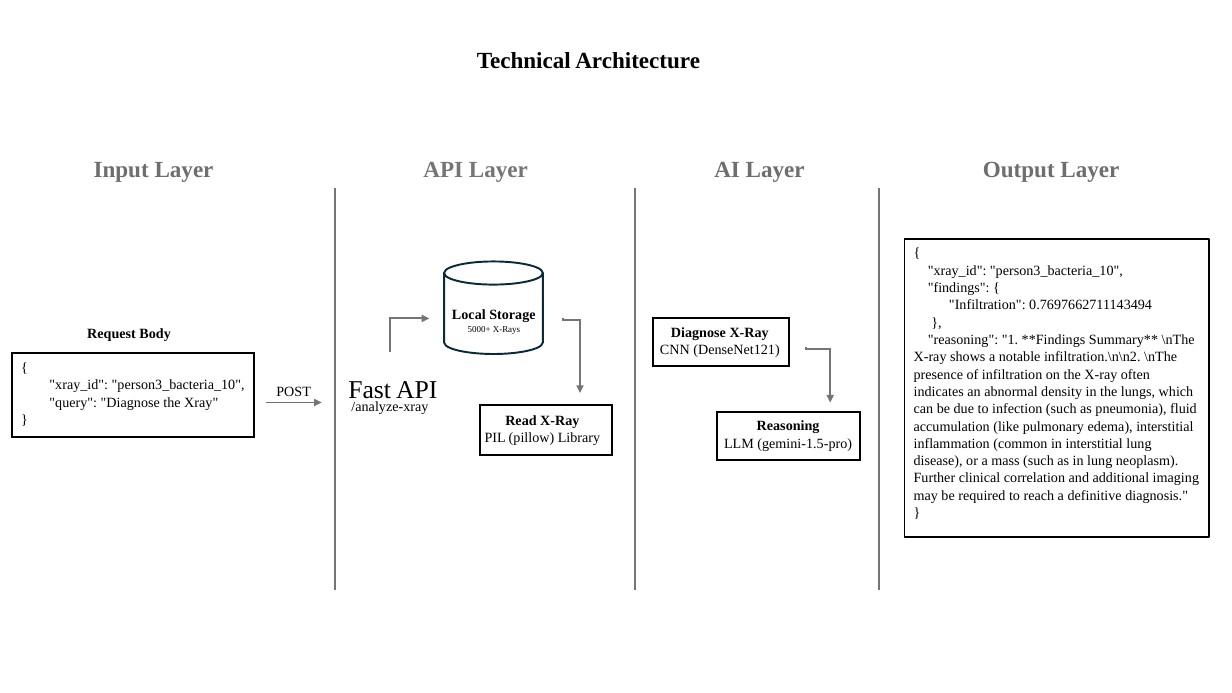
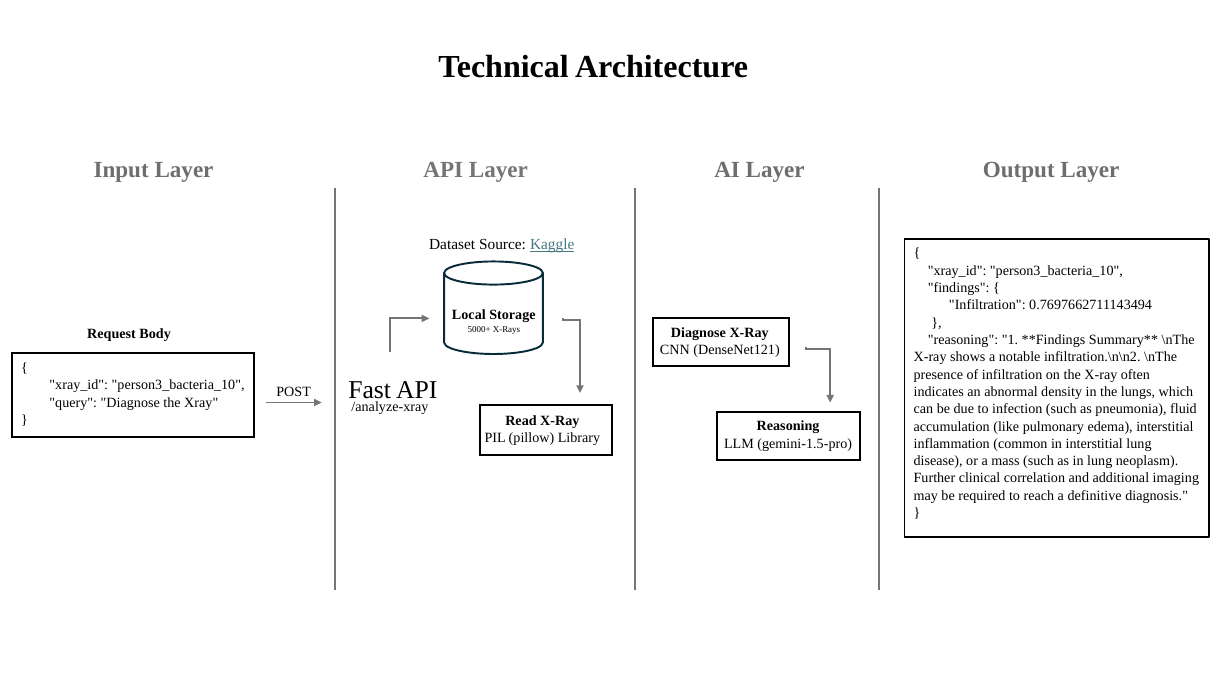
Before and after one commit to suryakurapati-edu/projects, a slide deck: slide 5 of RadAssistIQ_DenseNet121CNN_LLM/documentation/x23396920-presentation.pptx (slide 4 before the commit). Drawn at 1232x693 pixels with LibreOffice and Linux fonts; fonts in the diff are those of the drawing. Boxes give left, top, right and bottom in pixels: in the first picture for what was removed or moved away, otherwise in the second. Text is boxed around its words. In the diff, an @@ line names an element or a change of style, - is before the commit and + after.

```diff
--- a/RadAssistIQ_DenseNet121CNN_LLM/documentation/x23396920-presentation.pptx
+++ b/RadAssistIQ_DenseNet121CNN_LLM/documentation/x23396920-presentation.pptx
@@ text "Technical Architecture": place and size @@
-text "Technical Architecture" at [477, 52, 700, 69]
+text "Technical Architecture" at [438, 54, 748, 78]
@@ text "Technical Architecture" at [438, 54, 748, 78]: size 18 to 25 pt @@
@@ text added at [429, 238, 574, 253], 12 pt, text #000000 @@
+Dataset Source: Kaggle
```
Also in this commit, not shown: 2 other slides changed, 5 slides added, 1 slide removed, 4 other files.
